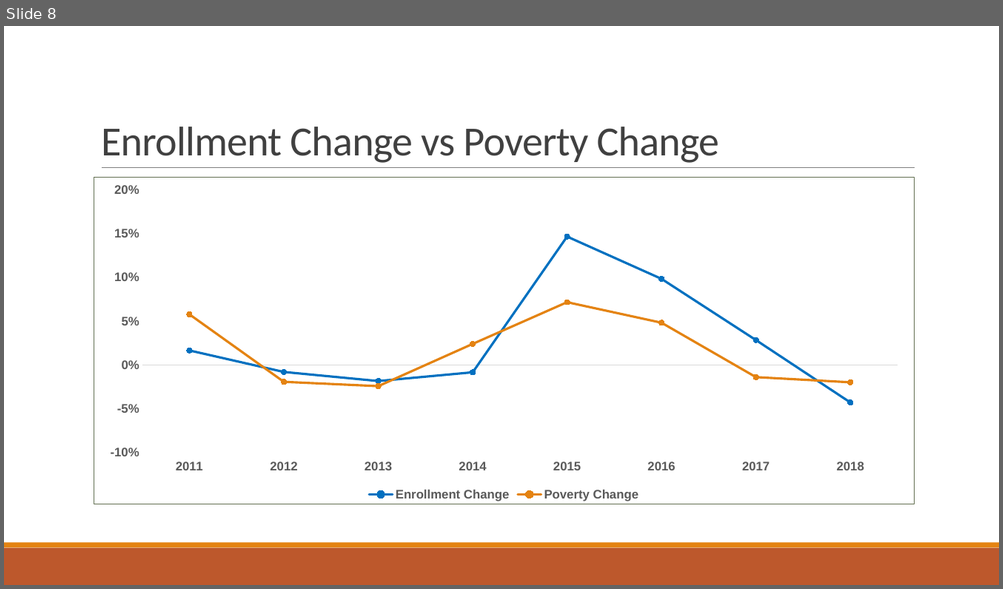
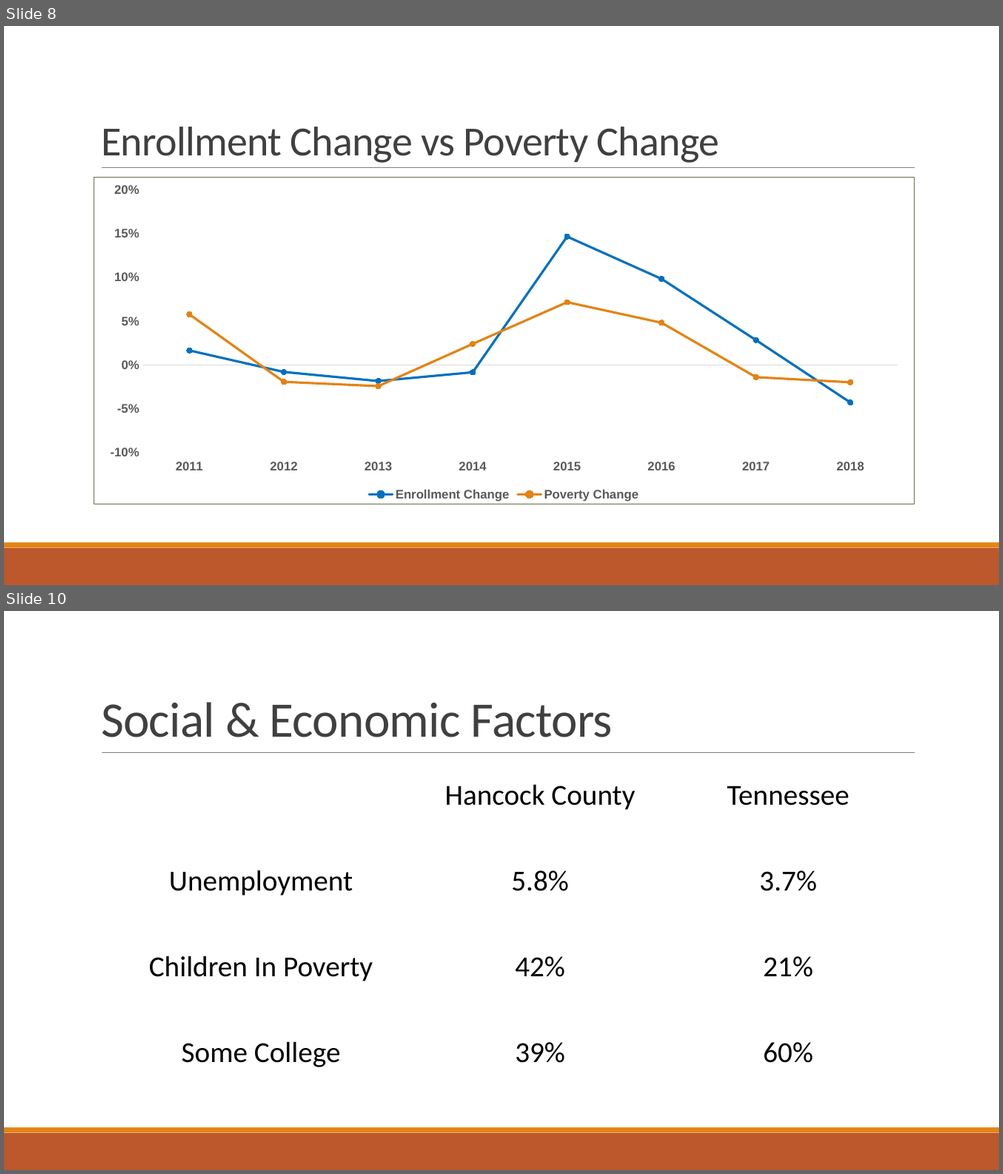
Before and after one commit to bryanclanton/TennCare-Enrollment-Analysis, a slide deck: Impacts to TennCare.pptx. Shown one above the other, each under a label of ours: slide 8 before the commit, slides 8 and 10 after it; the slides between them are not shown. The pictures are 1003x589 and 1003x1174 pixels, drawn with LibreOffice and Linux fonts; fonts in the diff are those of the drawing. Boxes give left, top, right and bottom in pixels: in the first picture for what was removed or moved away, otherwise in the second. Text is boxed around its words. In the diff, an @@ line names an element or a change of style, - is before the commit and + after.

```diff
--- a/Impacts to TennCare.pptx
+++ b/Impacts to TennCare.pptx
@@ slide 10 added at (x1=4, y1=611, x2=999, y2=1170), background #FFFFFF; not listed: 3 template elements that a slide beside it also shows @@
@@ title added at (x1=101, y1=702, x2=612, y2=738), 48 pt, text #404040 @@
+Social & Economic Factors
@@ table added at (x1=104, y1=727, x2=914, y2=1071), 4 rows, 3 columns @@
+ | Hancock County | Tennessee
+Unemployment | 5.8% | 3.7%
+Children In Poverty | 42% | 21%
+Some College | 39% | 60%
```
Also in this commit, not shown: 1 slide changed, 2 other slides added, 6 slides removed, 3 other files.
